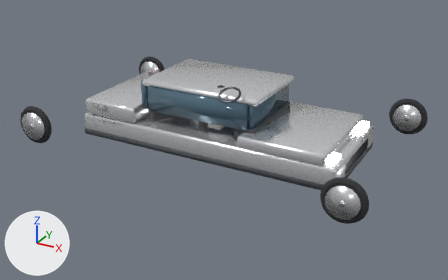
What one commit did to the glTF model assets/models/private-car.glb.
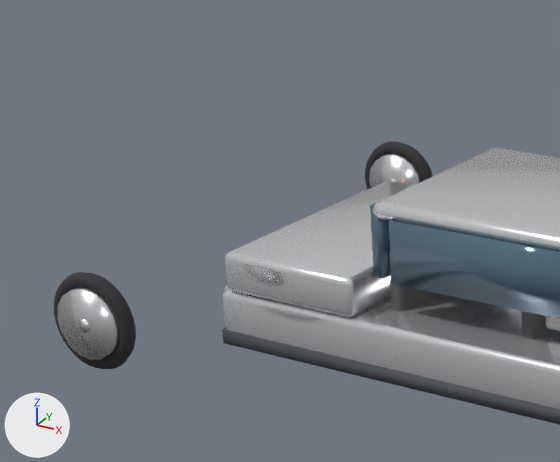
The first picture shows the older version from a camera (50 mm lens) standing at (4.75, -8.67, 4.63) and looking at (0.05, -0.14, 0.36). The close-ups show the older and then the newer version on the part from 0% to 48% of the width and 1% to 64% of the height of that picture. Only the edits that show in the close-ups are written down. The axes (+X, +Y, +Z) are drawn at lower left. The lights are the same throughout. Where no turn or scale is listed for an object, it has been applied to the vertices.

Names of what the first close-up shows: 'Backrest_Driver', 'CabinRoof', 'ChassisFloor', 'Driver_Torso', 'LowerSill', 'RearBackrest', 'RearTrunk', 'RearWindshield', 'SideWindows_L', 'wheel_rear_left_hub', 'wheel_rear_left_rim', 'wheel_rear_left_tire', 'wheel_rear_right_rim', 'wheel_rear_right_tire' and 1 more.
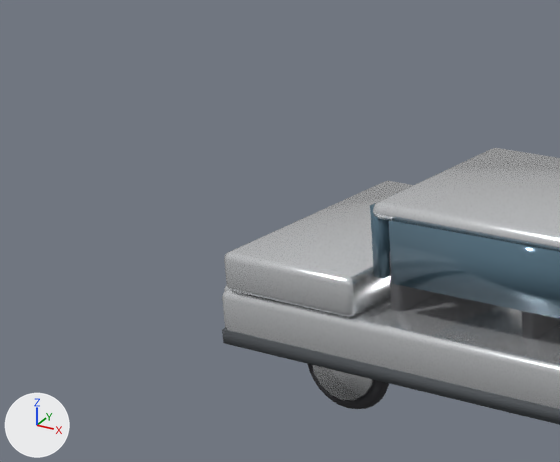
Changed parts and their boxes (x1, y1, x2, y2) in the close-ups (560 x 462 px):
'wheel_rear_left_rim', moved: before (57, 288, 118, 360); after (312, 365, 373, 400)
'wheel_rear_left_tire', moved: before (54, 272, 136, 369); after (307, 364, 389, 409)
'wheel_rear_right_rim', moved (not visible afterwards): before (369, 154, 420, 187)
'wheel_rear_right_tire', moved (not visible afterwards): before (365, 141, 433, 189)
'Driver_Torso', moved (not visible afterwards): before (546, 316, 560, 331)
'wheel_rear_left_hub', moved, turned (not visible afterwards): before (78, 319, 90, 333)

What changed in the scene script:
```text
Change ob_driver_torso:
    ob_driver_torso.location: (0.1, -0.42, 0.9) -> (-0.02, 0.0, 0.36)
Change ob_wheel_rear_left_hub:
    ob_wheel_rear_left_hub.rotation_euler: (1.571, 0.0, -3.142) -> (0.0, 0.0, 0.0)  # degrees (90, 0, -180) -> degrees (0, 0, 0)
    ob_wheel_rear_left_hub.location: (-1.35, -0.85, 0.33) -> (0.0, 0.0, 0.0)
Change ob_wheel_rear_left_rim:
    ob_wheel_rear_left_rim.location: (-2.7, -1.7, 0.66) -> (-1.35, -0.85, 0.33)
Change ob_wheel_rear_left_tire:
    ob_wheel_rear_left_tire.location: (-2.7, -1.7, 0.66) -> (-1.35, -0.85, 0.33)
Change ob_wheel_rear_right_rim:
    ob_wheel_rear_right_rim.location: (-2.7, 1.7, 0.66) -> (-1.35, 0.85, 0.33)
Change ob_wheel_rear_right_tire:
    ob_wheel_rear_right_tire.location: (-2.7, 1.7, 0.66) -> (-1.35, 0.85, 0.33)
```
